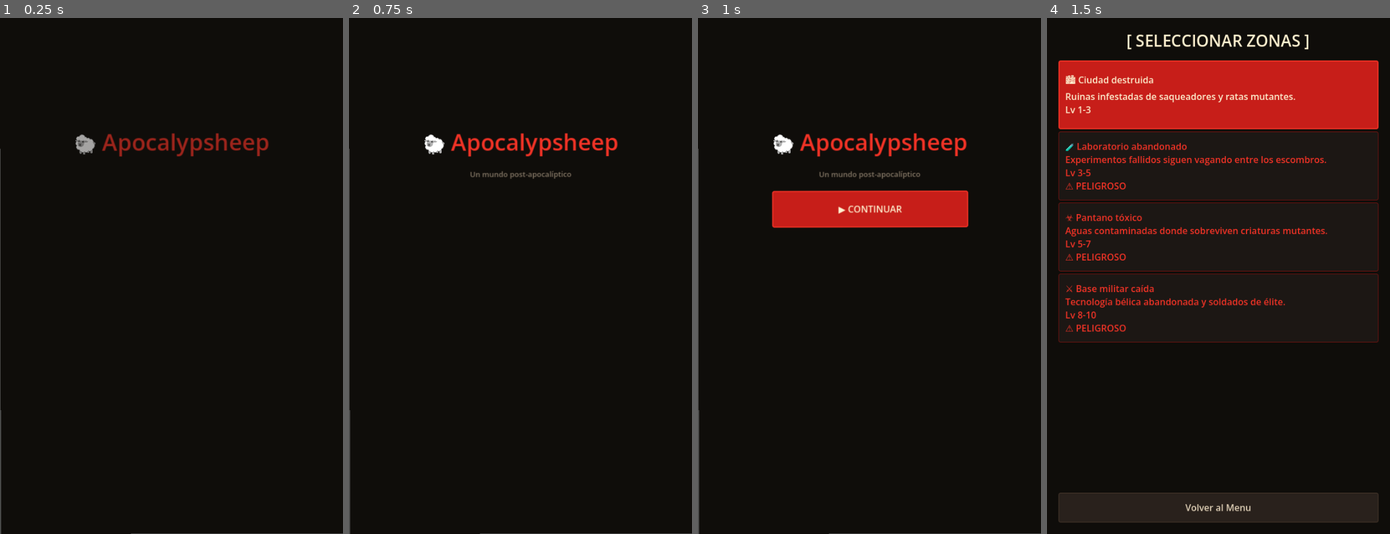
Above: before the commit, frames 1-4 (left to right).
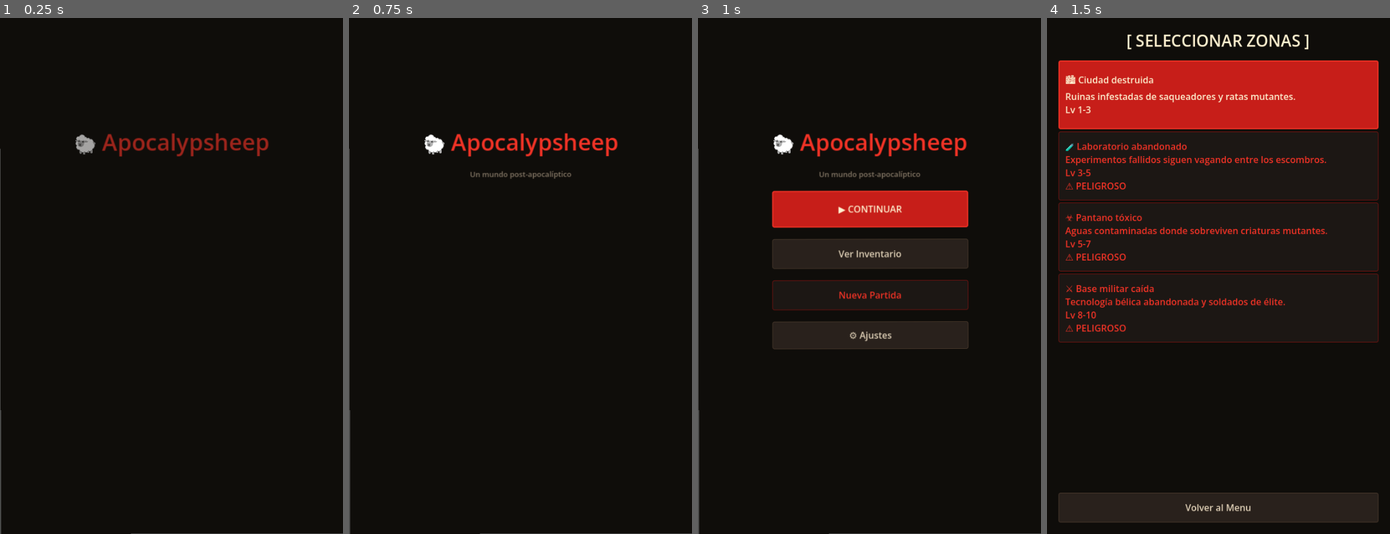
Above: after the commit, the same moments.

Repository: MirandaFrancoCBA/apocalypsheep
Game: Godot game, scene res://scenes/main_menu.tscn
Two runs of this game, one before a commit and one after it. Both use one fixed random seed, a clock stepped at 60 frames per second and the inputs below. Sound files missing from this copy of the repository are replaced by a short silence.
Inputs (mouse positions are in pixels of both pictures, inside the frame that each line leads up to):
- Up to frame 1 (0.25 s): no input
- Up to frame 2 (0.75 s): tap Enter at 0.5 s; move the mouse to (503, 379) at 0.52 s; click (503, 379) at 0.67 s
- Up to frame 3 (1 s): no input
- Up to frame 4 (1.5 s): click "▶ CONTINUAR" at 1.25 s

Frames 1-2 are identical in both runs. In frame 3, 6.9% of the frame differs, in the area x 21-79%, y 42-65%; in frame 4, nothing differs.

Commit message:
Fix delayed main menu button entrance

Diff:
--- a/scripts/ui/main_menu.gd
+++ b/scripts/ui/main_menu.gd
@@ -47,10 +47,10 @@
 	tween.parallel().tween_property(label_title, "scale", Vector2.ONE, 0.4).set_trans(Tween.TRANS_BACK)
 	tween.tween_property(label_subtitle, "modulate:a", 1.0, 0.3)
 	tween.tween_interval(0.05)
-	tween.tween_property(button_play,      "modulate:a", 1.0, 0.25)
-	tween.tween_property(button_inventory, "modulate:a", 1.0, 0.20)
-	tween.tween_property(button_settings,  "modulate:a", 1.0, 0.15)
-	tween.tween_property(button_new_game,  "modulate:a", 1.0, 0.15)
+	tween.tween_property(button_play, "modulate:a", 1.0, 0.20)
+	tween.parallel().tween_property(button_inventory, "modulate:a", 1.0, 0.20)
+	tween.parallel().tween_property(button_settings, "modulate:a", 1.0, 0.20)
+	tween.parallel().tween_property(button_new_game, "modulate:a", 1.0, 0.20)
 
 func _check_existing_save() -> void:
 	button_play.text = "▶ CONTINUAR" if SaveSystem.has_save() else "▶ JUGAR"
